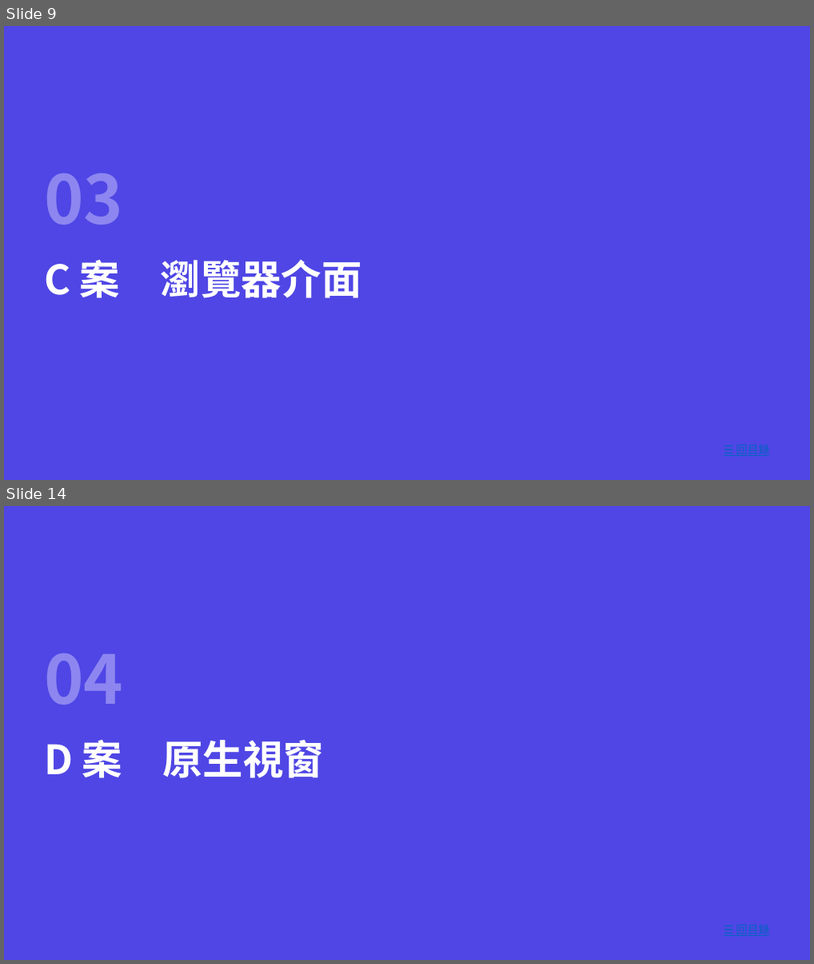
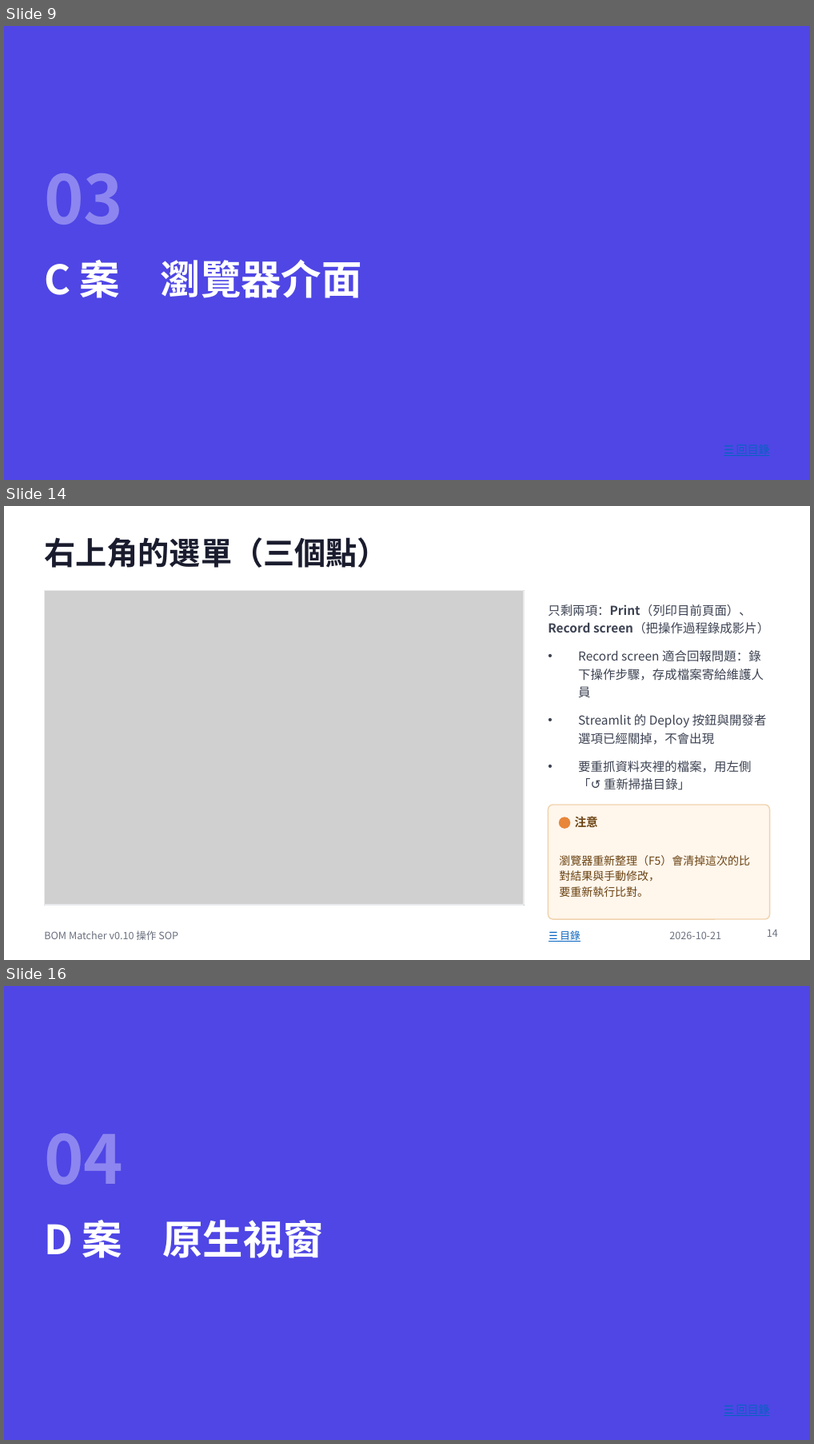
Before and after one commit to jenhochen/AI_BOM, a slide deck: docs/BOM_Matcher_v0.10_操作SOP.pptx. Shown one above the other, each under a label of ours: slides 9 and 14 before the commit, slides 9, 14 and 16 after it; the slides between them are not shown. The pictures are 814x964 and 814x1444 pixels, drawn with LibreOffice and Linux fonts; fonts in the diff are those of the drawing; grey boxes stand for pictures. Boxes give left, top, right and bottom in pixels: in the first picture for what was removed or moved away, otherwise in the second. Text is boxed around its words. In the diff, an @@ line names an element or a change of style, - is before the commit and + after.

```diff
--- a/docs/BOM_Matcher_v0.10_操作SOP.pptx
+++ b/docs/BOM_Matcher_v0.10_操作SOP.pptx
@@ slide 14 added at box(4, 506, 810, 960), background #FFFFFF @@
@@ text added at box(44, 537, 389, 568), 28 pt, text #1A1C2E, bold @@
+右上角的選單（三個點）
@@ picture added at box(44, 591, 524, 904) @@
@@ rectangle added at box(44, 591, 524, 904), outline #E8EAED 1 pt @@
@@ text added at box(548, 604, 770, 790), 11 pt, text #3C4252 @@
+• 只剩兩項：Print（列印目前頁面）、Record screen（把操作過程錄成影片）
+• Record screen 適合回報問題：錄下操作步驟，存成檔案寄給維護人員
+• Streamlit 的 Deploy 按鈕與開發者選項已經關掉，不會出現
+• 要重抓資料夾裡的檔案，用左側「↺ 重新掃描目錄」
@@ rounded rectangle added at box(548, 804, 770, 919), fill #FFF6EC, outline #F0D3AE 1 pt @@
@@ ellipse added at box(560, 817, 570, 828), fill #E8863A, outline #E8863A 1 pt @@
@@ text added at box(575, 816, 598, 827), 10.5 pt, text #6B4413, bold @@
+注意
@@ text added at box(559, 855, 750, 896), 10 pt, text #6B4413 @@
+瀏覽器重新整理（F5）會清掉這次的比對結果與手動修改，
+要重新執行比對。
@@ text added at box(44, 930, 178, 940), 9 pt, text #6B7180 @@
+BOM Matcher v0.10 操作 SOP
@@ text added at box(560, 930, 580, 941), 9 pt, text #0563C1, underline @@
+☰ 目錄
@@ text added at box(670, 931, 722, 939), 9 pt, text #6B7180 @@
+2026-10-21
@@ page number added at box(767, 929, 778, 936), 9 pt, text #6B7180 @@
+14
@@ what was slide 14 is now slide 16 @@
```
Also in this commit, not shown: 23 slides changed, 1 other slide added, 21 other files.
